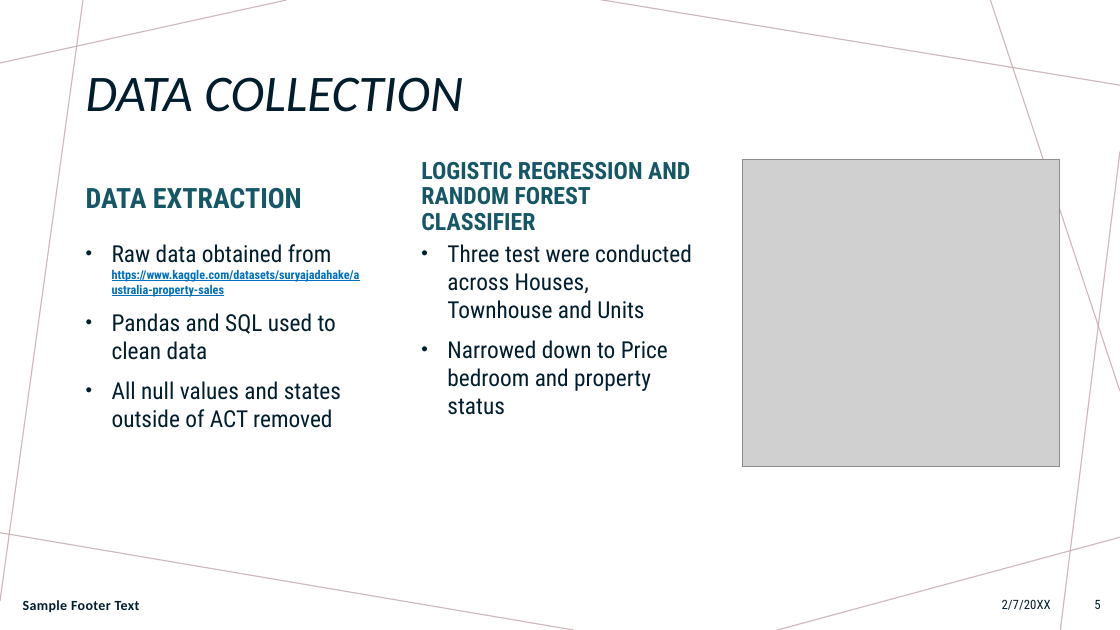
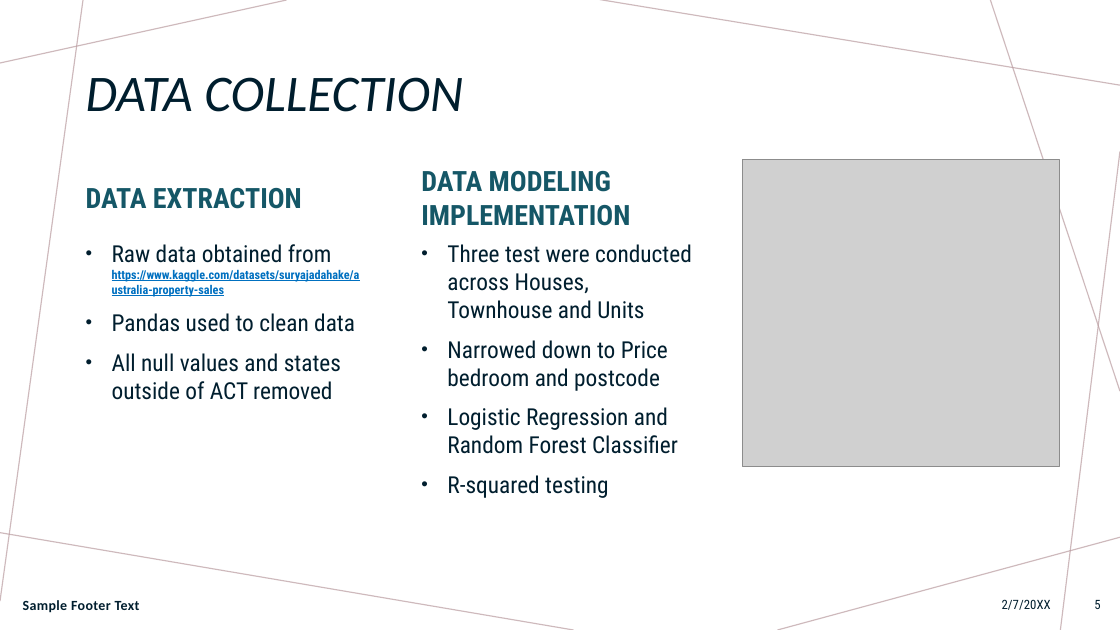
Before and after one commit to Anguyensfg/project-4, a slide deck: slide 5 of Project 4.pptx. Drawn at 1120x630 pixels with LibreOffice and Linux fonts; fonts in the diff are those of the drawing; grey boxes stand for pictures. Boxes give left, top, right and bottom in pixels: in the first picture for what was removed or moved away, otherwise in the second. Text is boxed around its words. In the diff, an @@ line names an element or a change of style, - is before the commit and + after.

```diff
--- a/Project 4.pptx
+++ b/Project 4.pptx
@@ text at (421, 171, 630, 226): text changed; size 20.4 to 24 pt @@
-LOGISTIC REGRESSION AND RANDOM FOREST CLASSIFIER
+DATA MODELING IMPLEMENTATION
@@ text at (112, 313, 355, 332): text changed @@
-• Pandas and SQL used to clean data
+• Pandas used to clean data
@@ text at (447, 340, 678, 498): text changed @@
-• Narrowed down to Price bedroom and property status
+• Narrowed down to Price bedroom and postcode
+• Logistic Regression and Random Forest Classifier
+• R-squared testing
```
Also in this commit, not shown: 2 other slides changed, 1 slide added.
